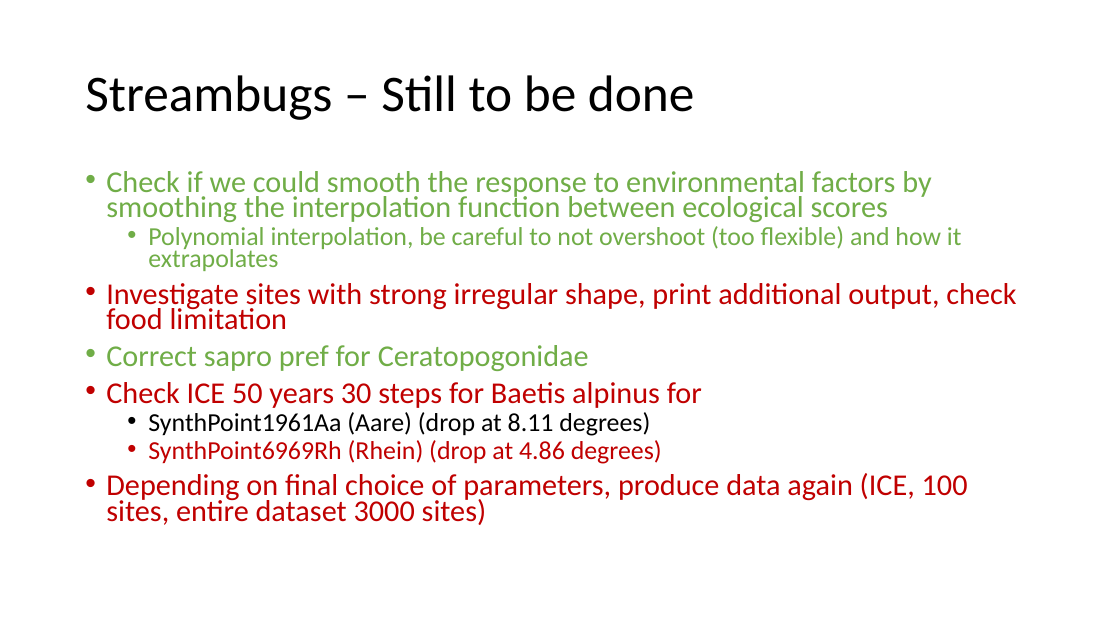
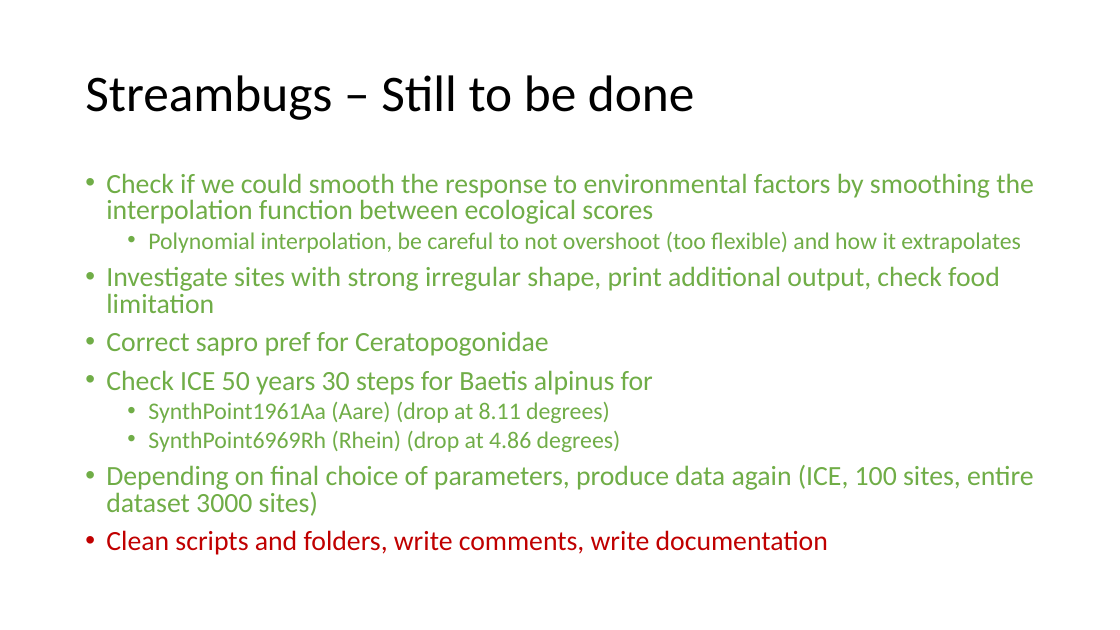
Before and after one commit to emmachollet/ArtificialData_Streambugs_SDMs, a slide deck: slide 3 of C1_documentation/summary_july.pptx. Drawn at 1120x630 pixels with LibreOffice and Linux fonts; fonts in the diff are those of the drawing. Boxes give left, top, right and bottom in pixels: in the first picture for what was removed or moved away, otherwise in the second. Text is boxed around its words. In the diff, an @@ line names an element or a change of style, - is before the commit and + after.

```diff
--- a/C1_documentation/summary_july.pptx
+++ b/C1_documentation/summary_july.pptx
@@ text at (106,173,1034,516): size 25.9 to 23.8 pt in "Check if we could smooth the response ...", "Investigate sites with strong irregular shape, print ...", "Correct sapro pref for Ceratopogonidae", "Check ICE 50 years 30 steps for ..." and 1 more places; size 22.2 to 20.4 pt in "Polynomial interpolation, be careful to not overshoot ...", "SynthPoint1961Aa (Aare) (drop at 8.11 degrees)", "SynthPoint6969Rh (Rhein) (drop at 4.86 degrees)"; text colour #C00000 to #70AD47 in "Investigate sites with strong irregular shape, print ...", "Check ICE 50 years 30 steps for ...", "SynthPoint6969Rh (Rhein) (drop at 4.86 degrees)", "Depending on final choice of parameters, produce ..."; text colour #000000 to #70AD47 in "SynthPoint1961Aa (Aare) (drop at 8.11 degrees)"; line spacing 0.7 to 0.8 @@
@@ text at (106,530,828,555): paragraph added @@
+• Clean scripts and folders, write comments, write documentation
```
Also in this commit, not shown: 1 other slide changed, 5 other files.
